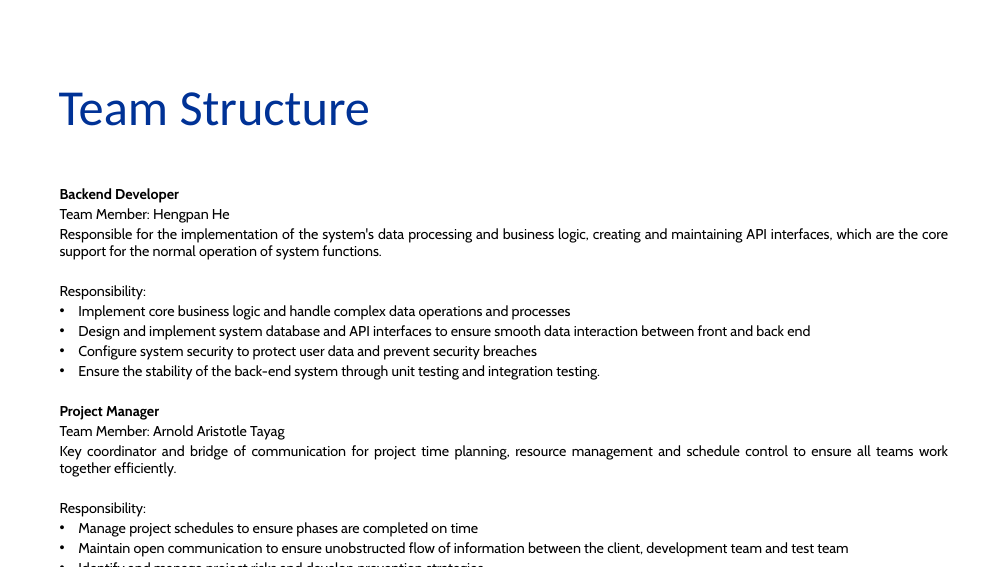
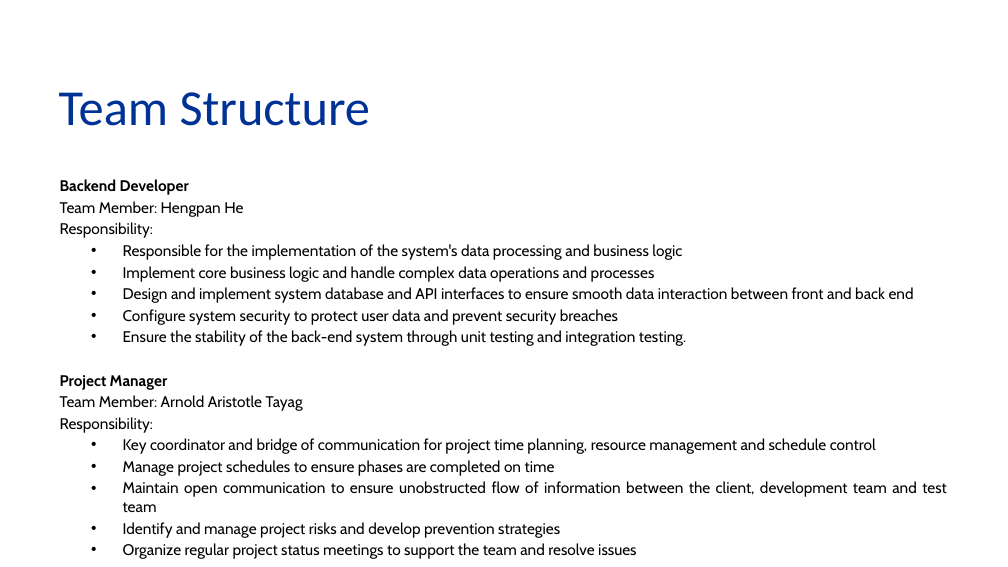
Before and after one commit to aamtayag/mse800-assessment2, a slide deck: slide 6 of docs/mse800_assess2.pptx. Drawn at 1008x567 pixels with LibreOffice and Linux fonts; fonts in the diff are those of the drawing; background and template pictures are left out. Boxes give left, top, right and bottom in pixels: in the first picture for what was removed or moved away, otherwise in the second. Text is boxed around its words. In the diff, an @@ line names an element or a change of style, - is before the commit and + after.

```diff
--- a/docs/mse800_assess2.pptx
+++ b/docs/mse800_assess2.pptx
@@ text "Backend Developer": place and size @@
-text "Backend Developer" at box(60, 188, 948, 557)
+text "Backend Developer" at box(60, 179, 947, 538)
@@ text at box(60, 179, 947, 538): size 10.2 to 11 pt in "Backend Developer", "Team Member: Hengpan He", "Responsibility:", "Implement core business logic and handle complex ..." and 10 more places; list level 1 to 2 in "Implement core business logic and ..."; list level 1 to 2 in "Design and implement system database ..."; list level 1 to 2 in "Configure system security to protect ..."; list level 1 to 2 in "Ensure the stability of the ..."; list level 1 to 2 in "Manage project schedules to ensure ..."; list level 1 to 2 in "Maintain open communication to ensure ..."; list level 1 to 2 in "Identify and manage project risks ..."; list level 1 to 2 in "Organize regular project status meetings ..." @@
@@ text at box(60, 228, 948, 260): paragraph removed @@
-Responsible for the implementation of the system's data processing and business logic, creating and maintaining API interfaces, which are the core support for the normal operation of system functions.
@@ text at box(123, 244, 682, 260): paragraph added @@
+  • Responsible for the implementation of the system's data processing and business logic
@@ text at box(60, 445, 948, 477): paragraph removed @@
-Key coordinator and bridge of communication for project time planning, resource management and schedule control to ensure all teams work together efficiently.
@@ text at box(123, 438, 876, 454): paragraph added @@
+  • Key coordinator and bridge of communication for project time planning, resource management and schedule control
```
Also in this commit, not shown: 14 other slides changed, 1 slide added, 4 slides removed.
